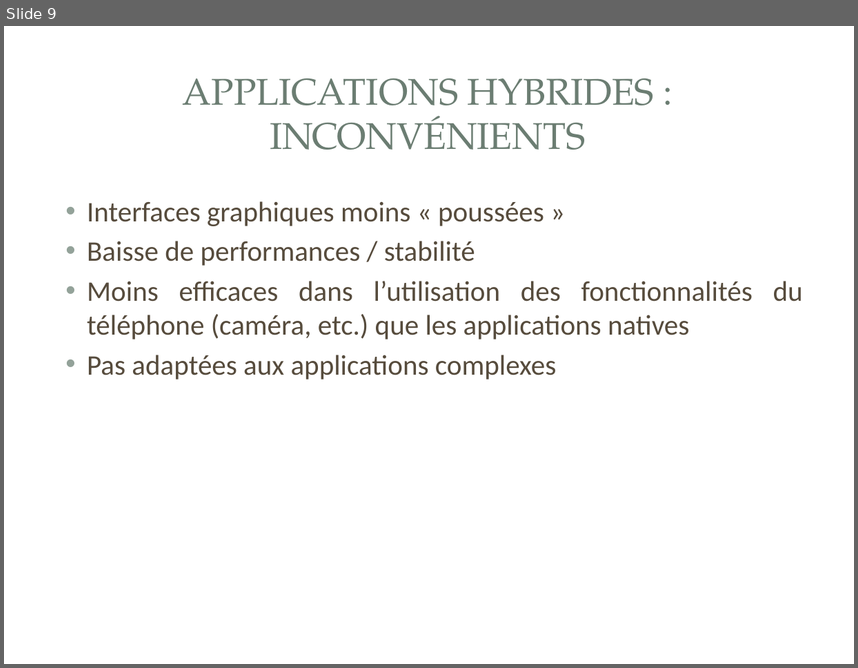
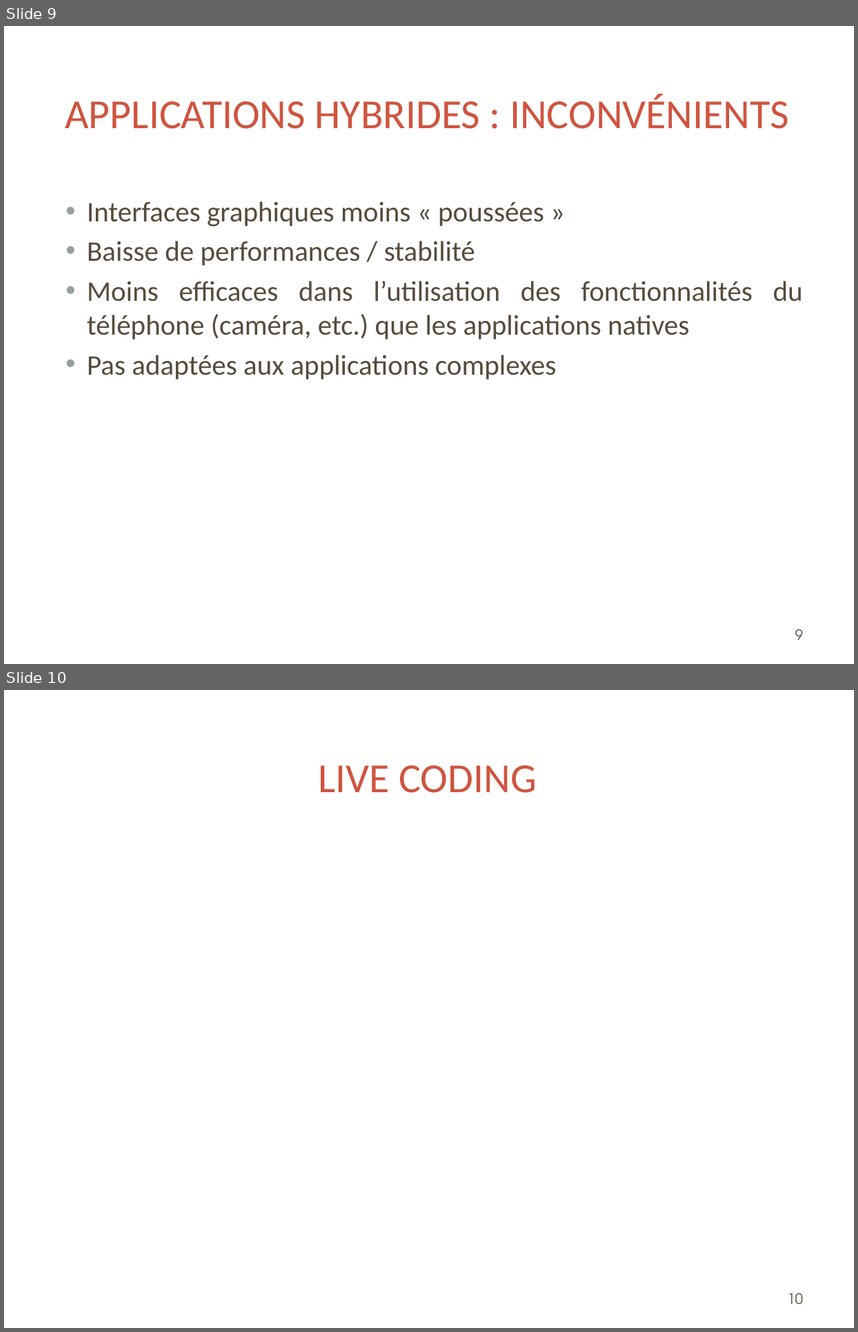
Before and after one commit to rikoste/ionicApp, a slide deck: presentation.pptx. Shown one above the other, each under a label of ours: slide 9 before the commit, slides 9 and 10 after it. The pictures are 858x668 and 858x1332 pixels, drawn with LibreOffice and Linux fonts; fonts in the diff are those of the drawing; background and template pictures are left out. Boxes give left, top, right and bottom in pixels: in the first picture for what was removed or moved away, otherwise in the second. Text is boxed around its words. In the diff, an @@ line names an element or a change of style, - is before the commit and + after.

```diff
--- a/presentation.pptx
+++ b/presentation.pptx
@@ slide 10 added at box(4, 690, 854, 1328), background picture (left out); not listed: 3 template elements that a slide beside it also shows @@
@@ title added at box(319, 765, 536, 793), 35 pt, text #CF543F @@
+LIVE CODING
@@ page number added at box(787, 1292, 803, 1304), 12 pt, text #564B3C @@
+10
@@ slide 9 changed as well @@
@@ title "APPLICATIONS HYBRIDES : INCONVÉNIENTS" at box(65, 94, 789, 129): size 31.5 to 35 pt, font TeX Gyre Pagella to Calibri, text colour #6B7D72 to #CF543F @@
@@ page number added at box(795, 628, 803, 639), 12 pt, text #564B3C @@
+9
```
Also in this commit, not shown: 7 other slides changed, 1 other slide added, 1 slide removed.
